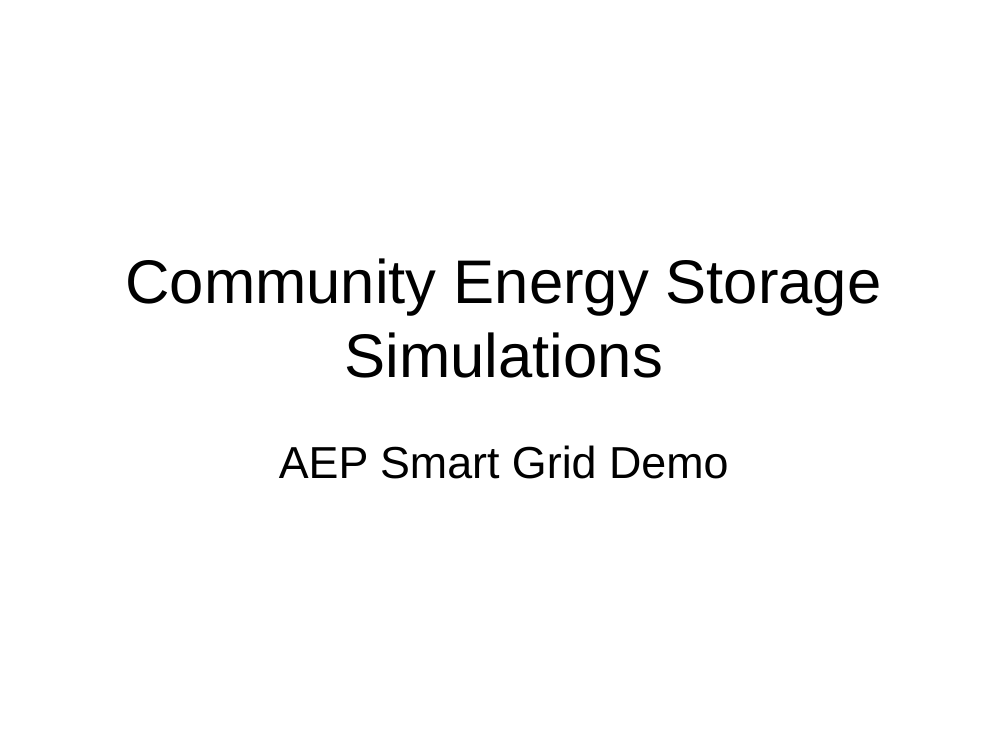
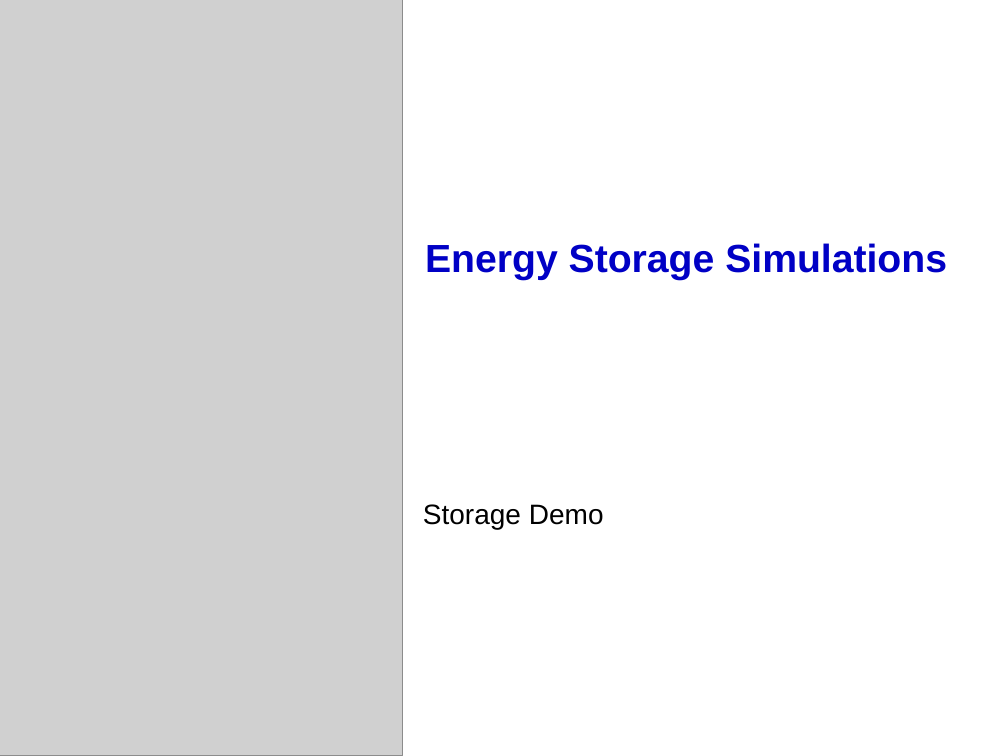
Before and after one commit to dss-extensions/opendss-svn-mirror, a slide deck: slide 1 of Training/StorageDemo.ppt. Drawn at 1008x756 pixels with LibreOffice and Linux fonts; fonts in the diff are those of the drawing; grey boxes stand for pictures; background and template pictures are left out. Boxes give left, top, right and bottom in pixels: in the first picture for what was removed or moved away, otherwise in the second. Text is boxed around its words. In the diff, an @@ line names an element or a change of style, - is before the commit and + after.

Commit message:
Updated StorageDemo.ppt

```diff
--- a/Training/StorageDemo.ppt
+++ b/Training/StorageDemo.ppt
@@ picture added at box(0, 0, 403, 756) @@
@@ title "Energy Storage Simulations" at box(425, 243, 947, 280): vertical alignment middle to top @@
@@ title at box(425, 243, 947, 280): text changed; size 44 to 28 pt; text colour #000000 to #0000C5; bold on @@
-Community Energy Storage Simulations
+Energy Storage Simulations
@@ subtitle removed at box(279, 445, 728, 479) @@
-AEP Smart Grid Demo
@@ subtitle added at box(423, 504, 604, 529), 20 pt, text #000000 @@
+Storage Demo
```
Also in this commit, not shown: 19 other slides changed.
